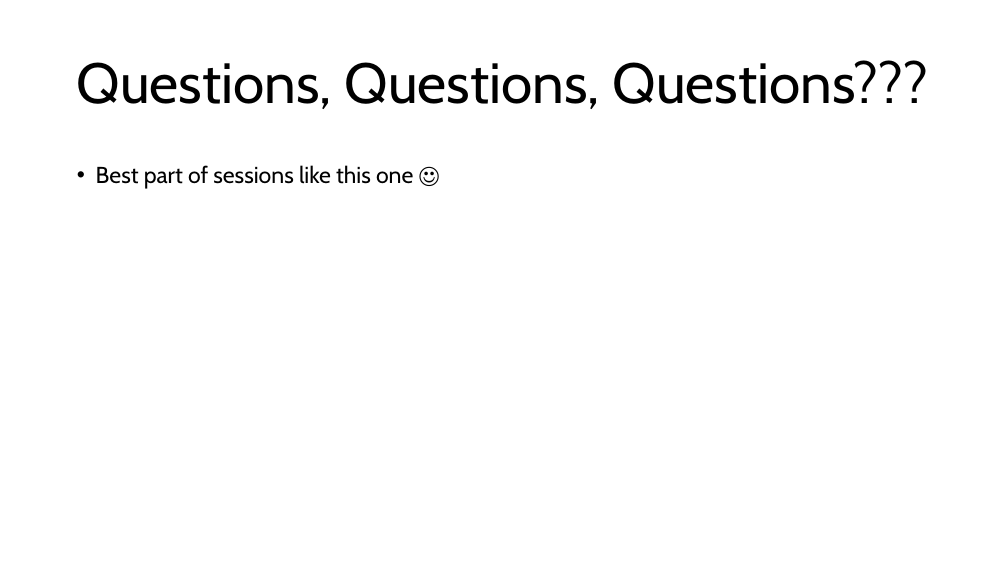
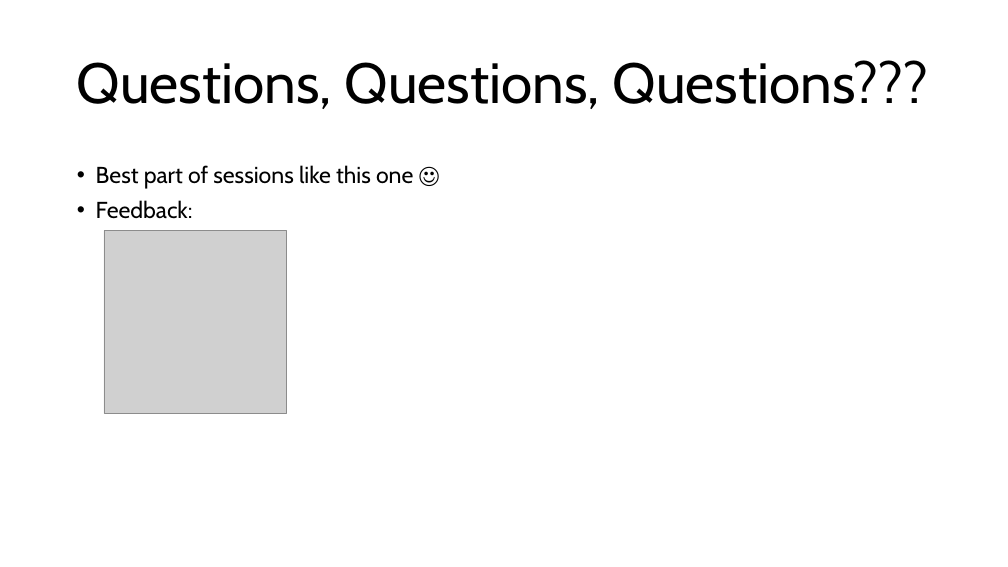
Before and after one commit to TheJuanitoLearnsShow/EmbedPowerFX-Session, a slide deck: slide 21 of slides/PowerFX embedding session.pptx (slide 20 before the commit). Drawn at 1008x567 pixels with LibreOffice and Linux fonts; fonts in the diff are those of the drawing; grey boxes stand for pictures. Boxes give left, top, right and bottom in pixels: in the first picture for what was removed or moved away, otherwise in the second. Text is boxed around its words. In the diff, an @@ line names an element or a change of style, - is before the commit and + after.

Commit message:
Updated slides

```diff
--- a/slides/PowerFX embedding session.pptx
+++ b/slides/PowerFX embedding session.pptx
@@ text at (96,200,193,219): paragraph added @@
+• Feedback:
@@ picture added at (104,231,287,414) @@
```
Also in this commit, not shown: 1 other slide changed, 1 slide added, 1 other file.
